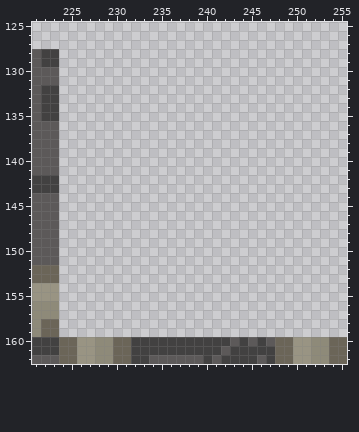
File history of a pixel-art file, GDX/core/assets/data/maps/newspritesheet.aseprite. This is how it looked before the edit.
256x256 pixels, 1 frame. Colours within 5 levels of each other are drawn and written as one. Shown: x 221..255, y 125..162.
And afterwards:
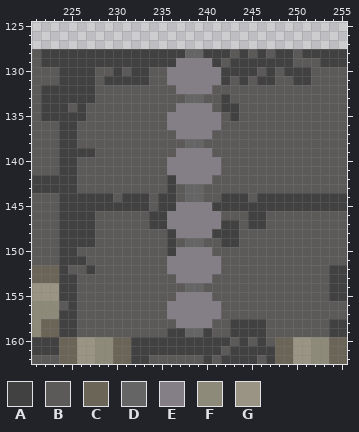
Palette (. is transparent): A #424141  B #5c5959  C #6b6558  D #656565  E #847e87  F #8e8a79  G #999483
The exact change:
{"y":128,"x":224,"old":"................................","new":"AAAAAAAAAAAAAADDAAABABABAABAAAAA"}
{"y":129,"x":224,"old":"................................","new":"AAAAAAAAAAAAAEEEEABAAAAAAABBBAAA"}
{"y":130,"x":224,"old":"................................","new":"AAAABBABAABBEEEEEEAAAABABAAABBBB"}
{"y":131,"x":224,"old":"................................","new":"AAAABAAAAABBEEEEEEABABAABBAABBBB"}
{"y":132,"x":224,"old":"................................","new":"AAAABBBBBBBBBEEEEBBBBBBBBBBBBBBB"}
{"y":133,"x":224,"old":"................................","new":"AAAABBBBBBBBBBDDBBABBBBBBBBBBBBB"}
{"y":134,"x":224,"old":"................................","new":"ABABBBBBBBBBBEEEEBAABBBBBBBBBBBB"}
{"y":135,"x":224,"old":"................................","new":"AAABBBBBBBBBEEEEEEBABBBBBBBBBBBB"}
{"y":136,"x":224,"old":"................................","new":"AABBBBBBBBBBEEEEEEBBBBBBBBBBBBBB"}
{"y":137,"x":224,"old":"................................","new":"AABBBBBBBBBBBEEEEBBBBBBBBBBBBBBB"}
{"y":138,"x":224,"old":"................................","new":"AABBBBBBBBBBBBDDBBBBBBBBBBBBBBBB"}
{"y":139,"x":224,"old":"................................","new":"AAAABBBBBBBBBEEEEBBBBBBBBBBBBBBB"}
{"y":140,"x":224,"old":"................................","new":"AABBBBBBBBBBEEEEEEBBBBBBBBBBBBBB"}
{"y":141,"x":224,"old":"................................","new":"AABBBBBBBBBBEEEEEEBBBBBBBBBBBBBB"}
{"y":142,"x":224,"old":"................................","new":"AABBBBBBBBBBAEEEEBBBBBBBBBBBBBBB"}
{"y":143,"x":224,"old":"................................","new":"AABBBBBBBBBBABDDBBBBBBBBBBBBBBBB"}
{"y":144,"x":224,"old":"................................","new":"AAAAAABAAABAABDDBBAAABAAAAAAAAAA"}
{"y":145,"x":224,"old":"................................","new":"AAAAAAAAAABAAEEEEAAAAAAAAAAAAAAA"}
{"y":146,"x":224,"old":"................................","new":"AAAABBBBBBAAEEEEEEBBBAABBBBBBBBB"}
{"y":147,"x":224,"old":"................................","new":"AAAABBBBBBAAEEEEEEAABAABBBBBBBBB"}
{"y":148,"x":224,"old":"................................","new":"AAAABBBBBBBBAEEEEAAABBBBBBBBBBBB"}
{"y":149,"x":224,"old":"................................","new":"AAAABBBBBBBBABDDBBAABBBBBBBBBBBB"}
{"y":150,"x":224,"old":"................................","new":"AABBBBBBBBBBAEEEEBBBBBBBBBBBBBBB"}
{"y":151,"x":224,"old":"................................","new":"AAABBBBBBBBBEEEEEEBBBBBBBBBBBBBB"}
{"y":152,"x":224,"old":"................................","new":"ABBABBBBBBBBEEEEEEBBBBBBBBBBBBAA"}
{"y":153,"x":224,"old":"................................","new":"AABBBBBBBBBBBEEEEBBBBBBBBBBBBBAA"}
{"y":154,"x":224,"old":"................................","new":"AABBBBBBBBBBBBDDBBBBBBBBBBBBBBAA"}
{"y":155,"x":224,"old":"................................","new":"AABBBBBBBBBBBEEEEBBBBBBBBBBBBBAA"}
{"y":156,"x":224,"old":"................................","new":"BABBBBBBBBBBEEEEEEBBBBBBBBBBBBBB"}
{"y":157,"x":224,"old":"................................","new":"AABBBBBBBBBBEEEEEEBBBBBBBBBBBBBB"}
{"y":158,"x":224,"old":"................................","new":"AABBBBBBBBBBBEEEEBBAAAABBBBBBBAA"}
{"y":159,"x":224,"old":"................................","new":"AABBBBBBBBBBAADDABBAAAABBBBBBBAA"}
{"label":"added","picture_box":[59,49,347,337]}
